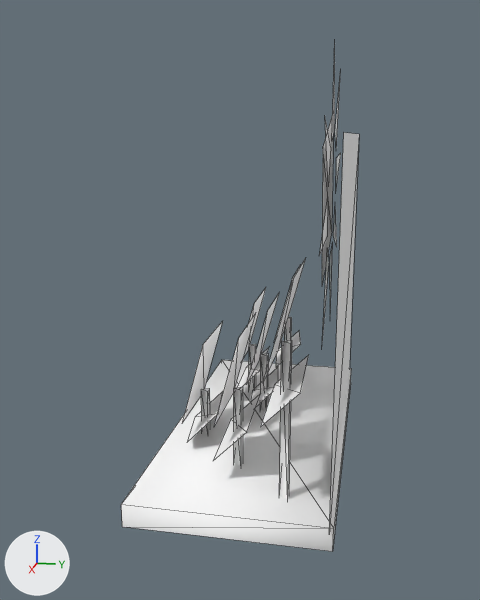
Renders of the glTF model public/3d/item/model__item__shop.ofs_3774_0/3774kg_sh0_21.gltf from each side of a commit.
The view is the same before and after, from a camera (50 mm lens) standing at (3.37, 0.55, 1.63) and looking at (0.17, -0.09, 0.83). Lighting does not change. The marker at lower left points along +X, +Y and +Z. The older version comes first. Mesh edges are drawn as thin lines.

The scene before the commit, as lines of its bpy script (objects in view):
```python
mat_sh0_21_0 = principled_material('sh0_21_0')
mat_sh0_21_0.base_color = (1.0, 1.0, 1.0)  # white #ffffff
mat_sh0_21_0.roughness = 1.0
mat_sh0_21_1 = principled_material('sh0_21_1')
mat_sh0_21_1.base_color = (1.0, 1.0, 1.0)  # white #ffffff
mat_sh0_21_1.roughness = 1.0
mat_sh0_21_2 = principled_material('sh0_21_2')
mat_sh0_21_2.base_color = (1.0, 1.0, 1.0)  # white #ffffff
mat_sh0_21_2.roughness = 1.0
mat_sh0_21_3 = principled_material('sh0_21_3')
mat_sh0_21_3.base_color = (1.0, 1.0, 1.0)  # white #ffffff
mat_sh0_21_3.roughness = 1.0
me_3774kg_sh0_21 = bpy.data.meshes.new('3774kg_sh0_21')
me_3774kg_sh0_21.from_pydata(...)  # 124 vertices, 70 faces; spans x -1.05..1.29, y -0.45..0.45, z 0.0..1.96
# faces by material slot: [48, 18, 2, 2]
me_3774kg_sh0_21.materials.append(mat_sh0_21_1)  # white #ffffff
me_3774kg_sh0_21.materials.append(mat_sh0_21_2)  # white #ffffff
me_3774kg_sh0_21.materials.append(mat_sh0_21_3)  # white #ffffff
me_3774kg_sh0_21.materials.append(mat_sh0_21_0)  # white #ffffff
ob_3774kg_sh0_21 = bpy.data.objects.new('3774kg_sh0_21', me_3774kg_sh0_21)
ob_3774kg_sh0_21.location = (0.0, 0.0, 0.0)
```
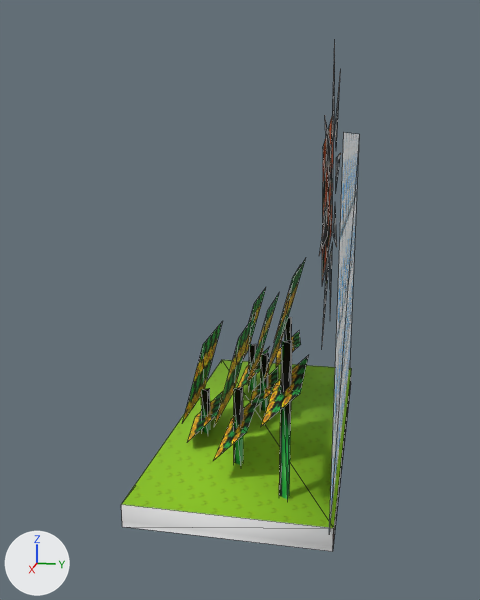
Changed parts and their boxes [x1, y1, x2, y2] in the pictures (480 x 600 px):
'3774kg_sh0_21', surface changed (white to green): [121, 61, 359, 550] in both

Diff of the bpy script that builds the scene:
```diff
--- a/public/3d/item/model__item__shop.ofs_3774_0/3774kg_sh0_21.gltf.py
+++ b/public/3d/item/model__item__shop.ofs_3774_0/3774kg_sh0_21.gltf.py
@@ img_sh0_21_0 @@
+img_sh0_21_0 = load_image('sh0_21_0', '_unpacked/sh0_21_0', 64, 32, 'sRGB')
@@ img_sh0_21_3 @@
+img_sh0_21_3 = load_image('sh0_21_3', '_unpacked/sh0_21_3', 16, 32, 'sRGB')
@@ img_sh0_21_2 @@
+img_sh0_21_2 = load_image('sh0_21_2', '_unpacked/sh0_21_2', 16, 32, 'sRGB')
@@ img_sh0_21_1 @@
+img_sh0_21_1 = load_image('sh0_21_1', '_unpacked/sh0_21_1', 32, 32, 'sRGB')
@@ mat_sh0_21_1 @@
 mat_sh0_21_1 = principled_material('sh0_21_1')
-mat_sh0_21_1.base_color = (1.0, 1.0, 1.0)  # white #ffffff
+mat_sh0_21_1.texture = img_sh0_21_1
 mat_sh0_21_1.roughness = 1.0
@@ mat_sh0_21_2 @@
 mat_sh0_21_2 = principled_material('sh0_21_2')
-mat_sh0_21_2.base_color = (1.0, 1.0, 1.0)  # white #ffffff
+mat_sh0_21_2.texture = img_sh0_21_2
 mat_sh0_21_2.roughness = 1.0
@@ mat_sh0_21_3 @@
 mat_sh0_21_3 = principled_material('sh0_21_3')
-mat_sh0_21_3.base_color = (1.0, 1.0, 1.0)  # white #ffffff
+mat_sh0_21_3.texture = img_sh0_21_3
 mat_sh0_21_3.roughness = 1.0
@@ mat_sh0_21_0 @@
 mat_sh0_21_0 = principled_material('sh0_21_0')
-mat_sh0_21_0.base_color = (1.0, 1.0, 1.0)  # white #ffffff
+mat_sh0_21_0.texture = img_sh0_21_0
 mat_sh0_21_0.roughness = 1.0
```
